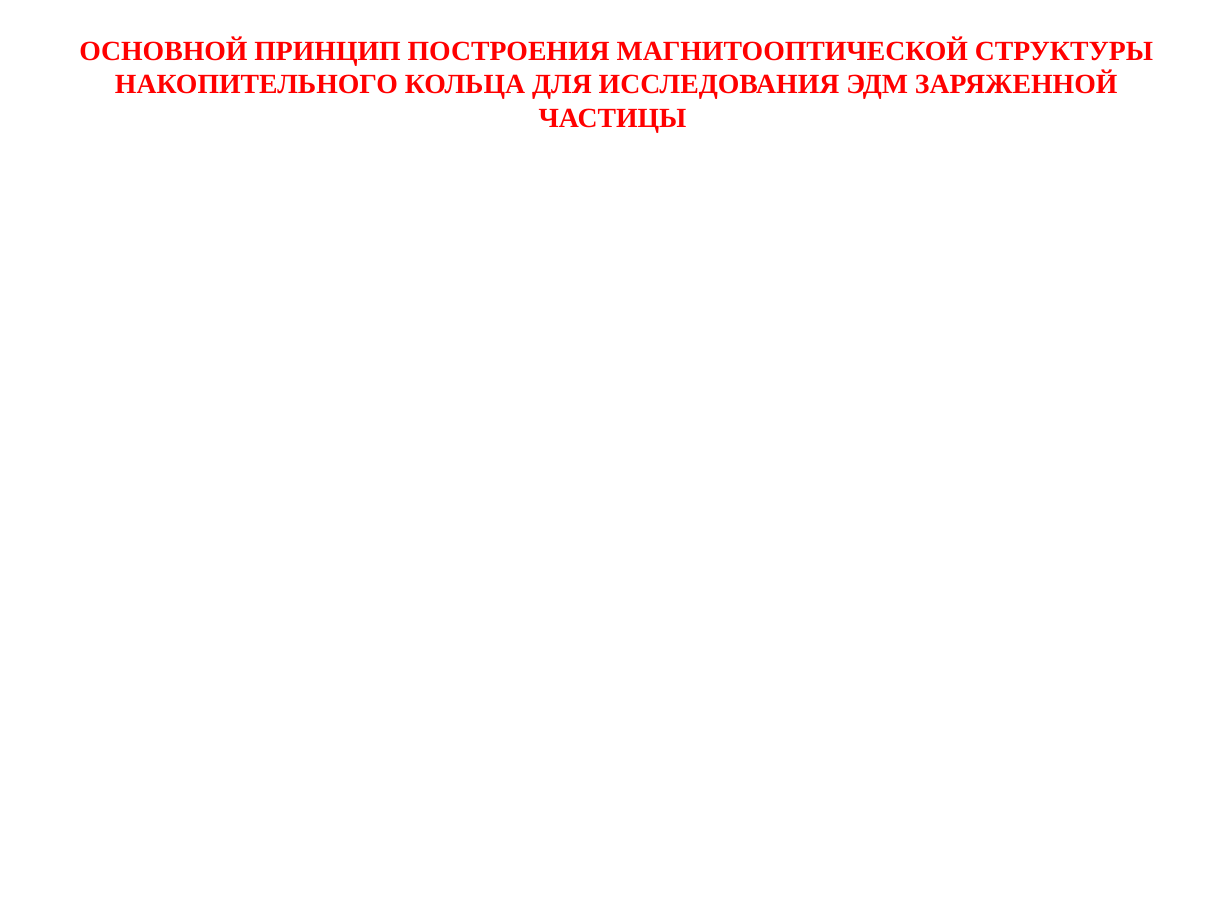
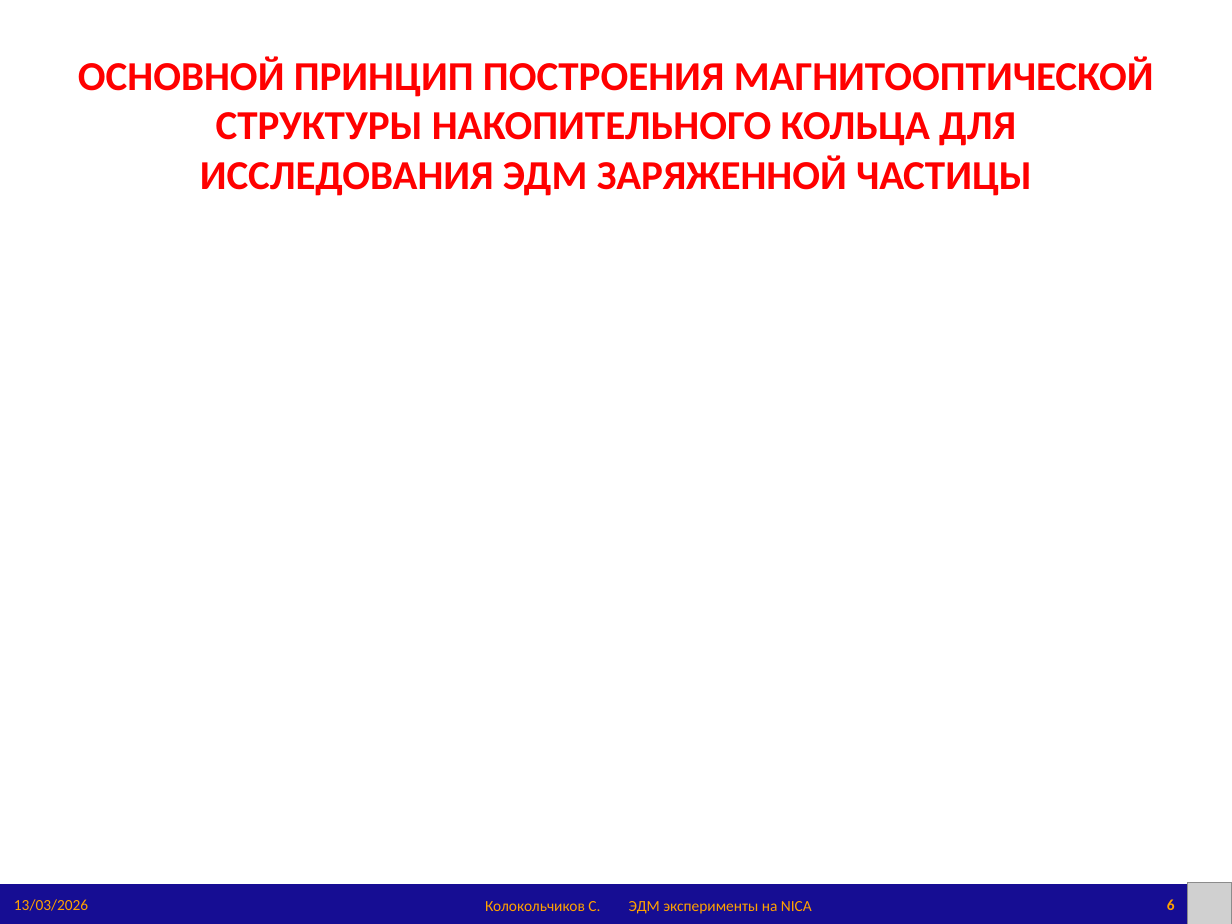
Before and after one commit to sergeybell/article, a slide deck: slide 6 of 2026/СЯФ'26/NSK'26_EDM_Kolokolchikov.pptx. Drawn at 1232x924 pixels with LibreOffice and Linux fonts; fonts in the diff are those of the drawing; grey boxes stand for pictures. Boxes give left, top, right and bottom in pixels: in the first picture for what was removed or moved away, otherwise in the second. Text is boxed around its words. In the diff, an @@ line names an element or a change of style, - is before the commit and + after.

```diff
--- a/2026/СЯФ'26/NSK'26_EDM_Kolokolchikov.pptx
+++ b/2026/СЯФ'26/NSK'26_EDM_Kolokolchikov.pptx
@@ title "ОСНОВНОЙ ПРИНЦИП ПОСТРОЕНИЯ МАГНИТООПТИЧЕСКОЙ СТРУКТУРЫ ..." at bbox=[78, 56, 1154, 196]: size 16.2 to 24 pt, font Times New Roman to Calibri @@
@@ rectangle added at bbox=[0, 885, 1232, 924], fill #160D93 @@
@@ text added at bbox=[14, 899, 88, 911], 9 pt, text #FFA100 @@
+13/03/2026
@@ page number added at bbox=[1167, 899, 1175, 910], 9 pt, text #FFA100, bold @@
+6
@@ picture added at bbox=[1188, 882, 1232, 924] @@
@@ text added at bbox=[485, 901, 600, 911], 9 pt, text #FFA100 @@
+Колокольчиков С.
@@ text added at bbox=[629, 901, 812, 914], 9 pt, text #FFA100 @@
+ЭДМ эксперименты на NICA
```
Also in this commit, not shown: 25 other slides changed, 5 slides added, 4 slides removed, 7 other files.
